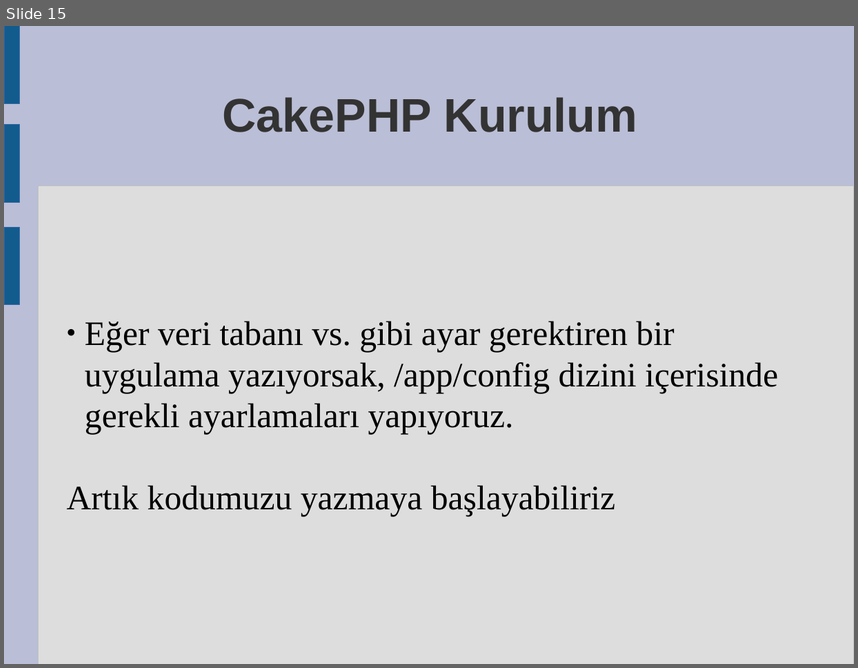
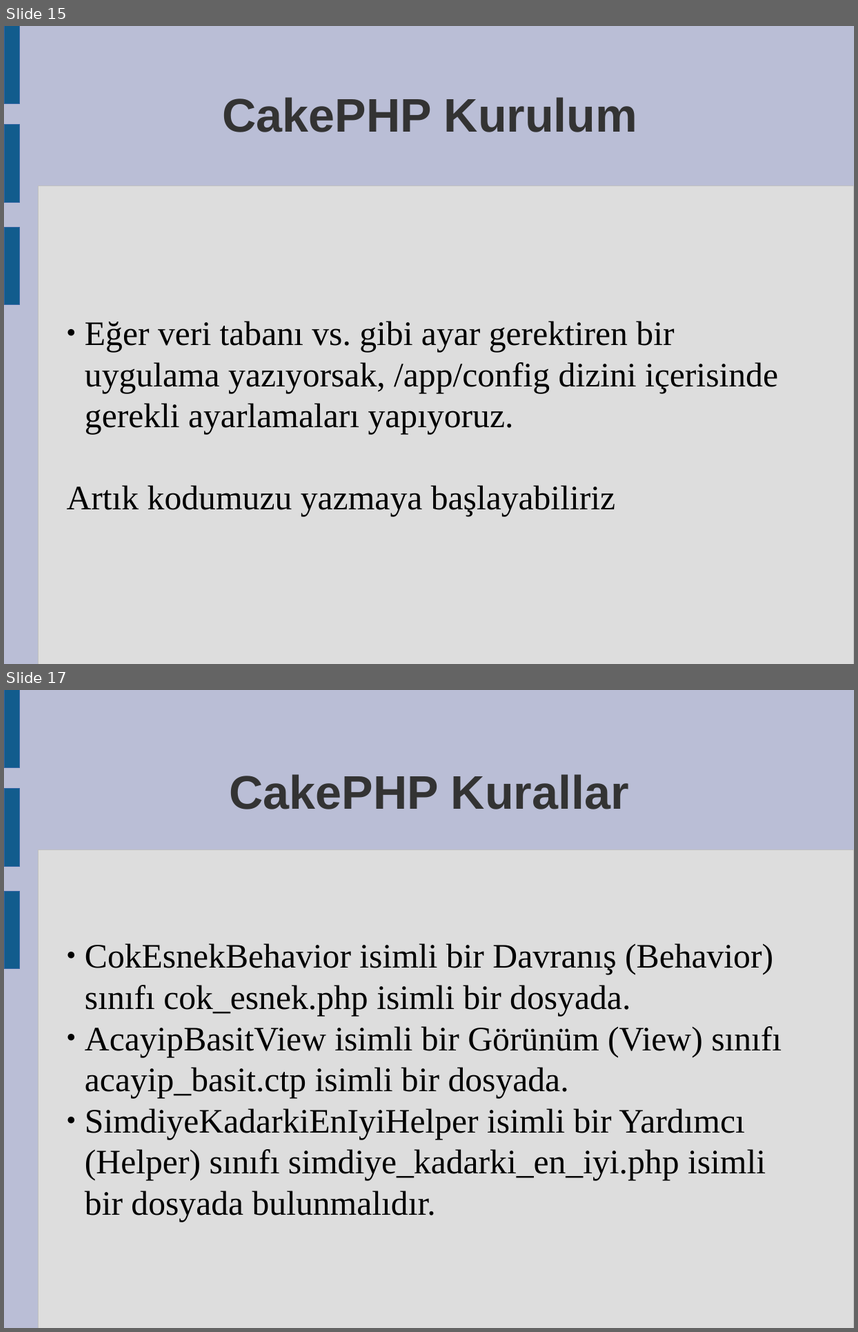
Before and after one commit to askin/misc, a slide deck: intern/cakephp/cakephp.odp. Shown one above the other, each under a label of ours: slide 15 before the commit, slides 15 and 17 after it; the slides between them are not shown. The pictures are 858x668 and 858x1332 pixels, drawn with LibreOffice and Linux fonts; fonts in the diff are those of the drawing. Boxes give left, top, right and bottom in pixels: in the first picture for what was removed or moved away, otherwise in the second. Text is boxed around its words. In the diff, an @@ line names an element or a change of style, - is before the commit and + after.

```diff
--- a/intern/cakephp/cakephp.odp
+++ b/intern/cakephp/cakephp.odp
@@ slide 17 added at (4, 690, 854, 1328), background #BABED6; not listed: 4 template elements that a slide beside it also shows @@
@@ title added at (230, 774, 629, 809), 44 pt, text #333333, bold @@
+CakePHP Kurallar
@@ subtitle added at (85, 943, 782, 1221), 32 pt, text #000000 @@
+● CokEsnekBehavior isimli bir Davranış (Behavior) sınıfı cok_esnek.php isimli bir dosyada.
+● AcayipBasitView isimli bir Görünüm (View) sınıfı acayip_basit.ctp isimli bir dosyada.
+● SimdiyeKadarkiEnIyiHelper isimli bir Yardımcı (Helper) sınıfı simdiye_kadarki_en_iyi.php isimli bir dosyada bulunmalıdır.
```
Also in this commit, not shown: 1 other slide added.
